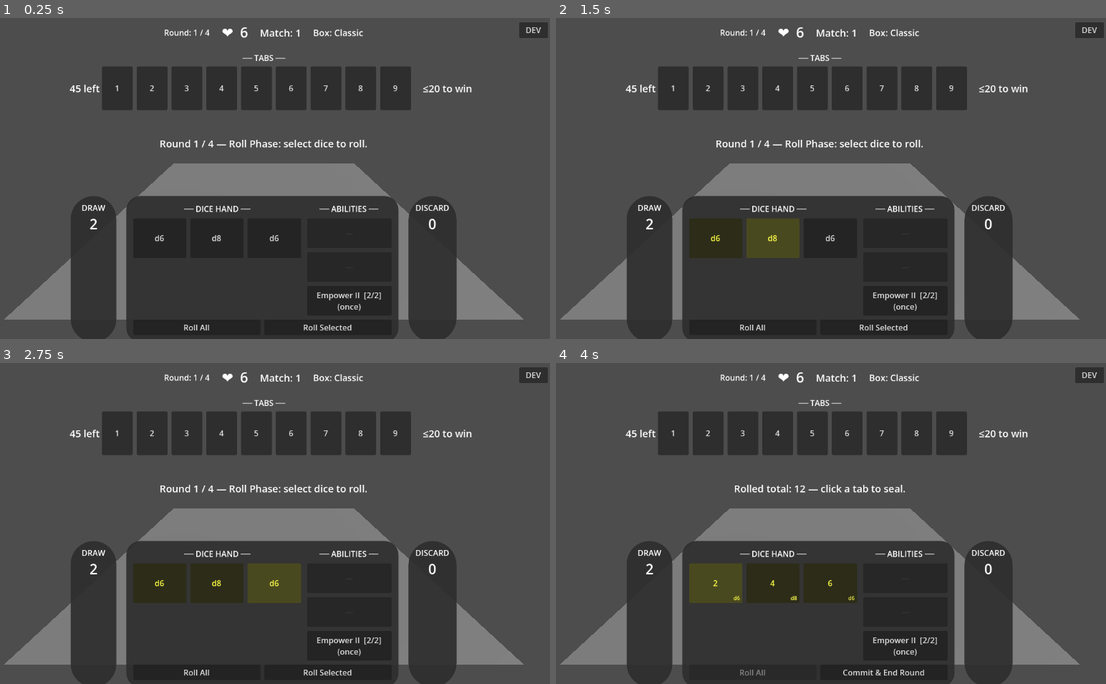
Above: before the commit, frames 1-4 (two rows, left to right).
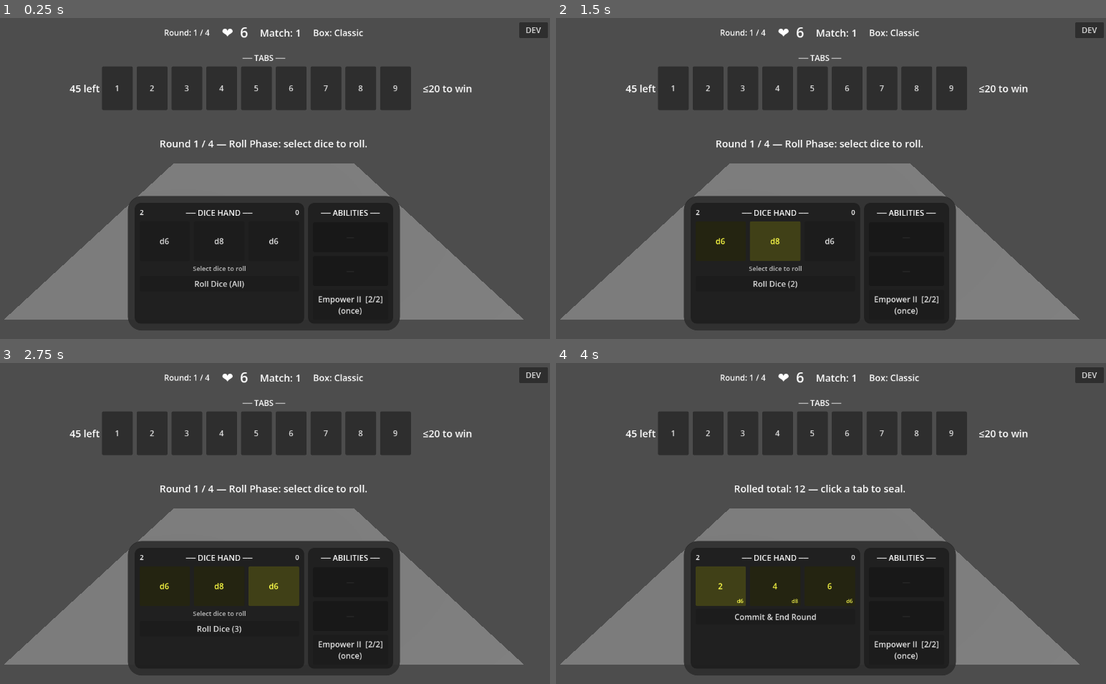
Above: after the commit, the same moments.

Repository: caleb-the-dev/SealTheBox
Game: Godot game, scene res://scenes/match/match.tscn
Same seed, same stepped clock (60 frames per second), same inputs: the game is played once before the commit and once after it.
Inputs:
- Up to frame 1 (0.25 s): no input
- Up to frame 2 (1.5 s): click "d6" at 0.5 s; click "d8" at 1.25 s
- Up to frame 3 (2.75 s): click "d6" at 2 s
- Up to frame 4 (4 s): click "Roll Selected" (after the commit: "Roll Dice (3)") at 2.75 s; click "2" at 3.5 s

The runs differ from the first frame. In frame 1, 10% of the frame differs, in the area x 12-84%, y 55-100%; in frame 2, 11%; in frame 3, 11%; in frame 4, 11%.

Commit message:
feat: redesign bottom UI — split dice/abilities panels, unified roll button
Dice hand and abilities now in separate visually distinct sub-panels (2/3 + 1/3).
Draw/discard piles moved from side circles to dice panel header (number labels
with hover tooltip). Roll All + Roll Selected merged into one "Roll Dice (All/N)"
button inside the dice panel; hint text "Select dice to roll" shows above it in
roll phase and hides when act phase begins.

Co-Authored-By: Claude Sonnet 4.6 <noreply@anthropic.com>

Diff:
--- a/seal-the-box/scripts/match/match.gd
+++ b/seal-the-box/scripts/match/match.gd
@@ -19,7 +19,7 @@
 var _dice_face_labels: Array[Label] = []
 var _ability_buttons: Array[Button] = []
 var _action_button: Button
-var _roll_all_button: Button
+var _roll_hint_label: Label
 var _draw_label: Label
 var _discard_label: Label
 var _current_phase: String = ""
@@ -195,7 +195,7 @@
 	_status_label.add_theme_font_size_override("font_size", 20)
 	root.add_child(_status_label)
 
-	# ── Bottom: [DRAW circle] [Dice + Abilities oval] [DISCARD circle] ──────
+	# ── Bottom: [Dice panel (2/3) + Abilities panel (1/3)] ──────────────────
 	var bottom = HBoxContainer.new()
 	bottom.anchor_left = 0.0
 	bottom.anchor_right = 1.0
@@ -204,57 +204,63 @@
 	bottom.offset_top = -288
 	bottom.offset_bottom = -20
 	bottom.alignment = BoxContainer.ALIGNMENT_CENTER
-	bottom.add_theme_constant_override("separation", 20)
 	root.add_child(bottom)
 
-	# Draw pile circle
-	var draw_panel = _make_rounded_panel(50, DARK, 14, 12)
-	bottom.add_child(draw_panel)
-	var draw_col = VBoxContainer.new()
-	draw_col.add_theme_constant_override("separation", 2)
-	draw_col.custom_minimum_size = Vector2(64, 0)
-	draw_panel.add_child(draw_col)
-	var draw_title = Label.new()
-	draw_title.text = "DRAW"
-	draw_title.horizontal_alignment = HORIZONTAL_ALIGNMENT_CENTER
-	draw_col.add_child(draw_title)
-	_draw_label = Label.new()
-	_draw_label.horizontal_alignment = HORIZONTAL_ALIGNMENT_CENTER
-	_draw_label.add_theme_font_size_override("font_size", 28)
-	draw_col.add_child(_draw_label)
-
-	# Dice + Abilities inside a shared oval panel
+	const INNER_DARK = Color(0.12, 0.12, 0.12, 0.95)
+
 	var content_panel = _make_rounded_panel(28, DARK, 14, 14)
 	content_panel.size_flags_horizontal = Control.SIZE_SHRINK_CENTER
 	bottom.add_child(content_panel)
 
-	# Outer vbox so the action button can span the full panel width
 	var outer_vbox = VBoxContainer.new()
 	outer_vbox.add_theme_constant_override("separation", 8)
 	outer_vbox.custom_minimum_size = Vector2(520, 0)
 	content_panel.add_child(outer_vbox)
 
-	var content_hbox = HBoxContainer.new()
-	content_hbox.add_theme_constant_override("separation", 12)
-	content_hbox.size_flags_vertical = Control.SIZE_EXPAND_FILL
-	outer_vbox.add_child(content_hbox)
-
-	# Dice column — takes the majority of horizontal space
-	var dice_col = VBoxContainer.new()
-	dice_col.add_theme_constant_override("separation", 8)
-	dice_col.size_flags_horizontal = Control.SIZE_EXPAND_FILL
-	dice_col.size_flags_stretch_ratio = 2.0
-	content_hbox.add_child(dice_col)
-
-	var dice_lbl = Label.new()
-	dice_lbl.text = "── DICE HAND ──"
-	dice_lbl.horizontal_alignment = HORIZONTAL_ALIGNMENT_CENTER
-	dice_col.add_child(dice_lbl)
-
+	var main_hbox = HBoxContainer.new()
+	main_hbox.add_theme_constant_override("separation", 8)
+	main_hbox.size_flags_vertical = Control.SIZE_EXPAND_FILL
+	outer_vbox.add_child(main_hbox)
+
+	# Dice panel (left ~2/3) — header with draw/discard counts, dice buttons, roll control
+	var dice_panel = _make_rounded_panel(12, INNER_DARK, 10, 8)
+	dice_panel.size_flags_horizontal = Control.SIZE_EXPAND_FILL
+	dice_panel.size_flags_stretch_ratio = 2.0
+	main_hbox.add_child(dice_panel)
+
+	var dice_vbox = VBoxContainer.new()
+	dice_vbox.add_theme_constant_override("separation", 6)
+	dice_panel.add_child(dice_vbox)
+
+	# Header row: [draw count]  ── DICE HAND ──  [discard count]
+	var dice_header = HBoxContainer.new()
+	dice_header.size_flags_horizontal = Control.SIZE_EXPAND_FILL
+	dice_vbox.add_child(dice_header)
+
+	_draw_label = Label.new()
+	_draw_label.add_theme_font_size_override("font_size", 14)
+	_draw_label.mouse_filter = Control.MOUSE_FILTER_PASS
+	_draw_label.custom_minimum_size = Vector2(28, 0)
+	dice_header.add_child(_draw_label)
+
+	var dice_title_lbl = Label.new()
+	dice_title_lbl.text = "── DICE HAND ──"
+	dice_title_lbl.horizontal_alignment = HORIZONTAL_ALIGNMENT_CENTER
+	dice_title_lbl.size_flags_horizontal = Control.SIZE_EXPAND_FILL
+	dice_header.add_child(dice_title_lbl)
+
+	_discard_label = Label.new()
+	_discard_label.add_theme_font_size_override("font_size", 14)
+	_discard_label.horizontal_alignment = HORIZONTAL_ALIGNMENT_RIGHT
+	_discard_label.mouse_filter = Control.MOUSE_FILTER_PASS
+	_discard_label.custom_minimum_size = Vector2(28, 0)
+	dice_header.add_child(_discard_label)
+
+	# Dice buttons
 	var dice_row = HBoxContainer.new()
 	dice_row.add_theme_constant_override("separation", 8)
 	dice_row.size_flags_horizontal = Control.SIZE_EXPAND_FILL
-	dice_col.add_child(dice_row)
+	dice_vbox.add_child(dice_row)
 
 	for i in 3:
 		var btn = Button.new()
@@ -282,58 +288,42 @@
 		btn.add_child(face_lbl)
 		_dice_face_labels.append(face_lbl)
 
-	# Abilities column — narrower, right of dice
-	var ability_col = VBoxContainer.new()
-	ability_col.add_theme_constant_override("separation", 8)
-	ability_col.size_flags_horizontal = Control.SIZE_EXPAND_FILL
-	ability_col.size_flags_stretch_ratio = 1.0
-	content_hbox.add_child(ability_col)
+	# Roll hint label + single action button (inside dice panel, below dice)
+	_roll_hint_label = Label.new()
+	_roll_hint_label.text = "Select dice to roll"
+	_roll_hint_label.horizontal_alignment = HORIZONTAL_ALIGNMENT_CENTER
+	_roll_hint_label.add_theme_font_size_override("font_size", 13)
+	_roll_hint_label.modulate = Color(0.75, 0.75, 0.75)
+	dice_vbox.add_child(_roll_hint_label)
+
+	_action_button = Button.new()
+	_action_button.text = "Roll Dice (All)"
+	_action_button.size_flags_horizontal = Control.SIZE_EXPAND_FILL
+	_action_button.pressed.connect(_on_action_pressed)
+	dice_vbox.add_child(_action_button)
+
+	# Abilities panel (right ~1/3)
+	var ability_panel = _make_rounded_panel(12, INNER_DARK, 10, 8)
+	ability_panel.size_flags_horizontal = Control.SIZE_EXPAND_FILL
+	ability_panel.size_flags_stretch_ratio = 1.0
+	main_hbox.add_child(ability_panel)
+
+	var ability_vbox = VBoxContainer.new()
+	ability_vbox.add_theme_constant_override("separation", 8)
+	ability_panel.add_child(ability_vbox)
 
 	var ability_lbl = Label.new()
 	ability_lbl.text = "── ABILITIES ──"
 	ability_lbl.horizontal_alignment = HORIZONTAL_ALIGNMENT_CENTER
-	ability_col.add_child(ability_lbl)
+	ability_vbox.add_child(ability_lbl)
 
 	for i in 3:
 		var btn = TooltipButton.new()
 		btn.custom_minimum_size = Vector2(0, 60)
 		btn.size_flags_horizontal = Control.SIZE_EXPAND_FILL
 		btn.pressed.connect(_on_ability_pressed.bind(i))
-		ability_col.add_child(btn)
+		ability_vbox.add_child(btn)
 		_ability_buttons.append(btn)
-
-	# Bottom button row — spans full width
-	var btn_row = HBoxContainer.new()
-	btn_row.add_theme_constant_override("separation", 8)
-	outer_vbox.add_child(btn_row)
-
-	_roll_all_button = Button.new()
-	_roll_all_button.text = "Roll All"
-	_roll_all_button.size_flags_horizontal = Control.SIZE_EXPAND_FILL
-	_roll_all_button.pressed.connect(_on_roll_all_pressed)
-	btn_row.add_child(_roll_all_button)
-
-	_action_button = Button.new()
-	_action_button.text = "Roll Selected"
-	_action_button.size_flags_horizontal = Control.SIZE_EXPAND_FILL
-	_action_button.pressed.connect(_on_action_pressed)
-	btn_row.add_child(_action_button)
-
-	# Discard pile circle
-	var discard_panel = _make_rounded_panel(50, DARK, 14, 12)
-	bottom.add_child(discard_panel)
-	var discard_col = VBoxContainer.new()
-	discard_col.add_theme_constant_override("separation", 2)
-	discard_col.custom_minimum_size = Vector2(64, 0)
-	discard_panel.add_child(discard_col)
-	var discard_title = Label.new()
-	discard_title.text = "DISCARD"
-	discard_title.horizontal_alignment = HORIZONTAL_ALIGNMENT_CENTER
-	discard_col.add_child(discard_title)
-	_discard_label = Label.new()
-	_discard_label.horizontal_alignment = HORIZONTAL_ALIGNMENT_CENTER
-	_discard_label.add_theme_font_size_override("font_size", 28)
-	discard_col.add_child(_discard_label)
 
 	# ── Reward overlay (hidden until match 1 or 2 ends in a win) ──────────────
 	var reward_overlay = Control.new()
@@ -547,12 +537,12 @@
 func _on_phase_changed(phase: String) -> void:
 	_current_phase = phase
 	if phase == "roll":
-		_action_button.text = "Roll Selected"
-		_roll_all_button.disabled = false
+		_roll_hint_label.visible = true
+		_update_roll_button_text()
 		_continue_button.disabled = false
 	else:
+		_roll_hint_label.visible = false
 		_action_button.text = "Commit & End Round"
-		_roll_all_button.disabled = true
 		_continue_button.disabled = true
 	_refresh_ui()
 
@@ -568,7 +558,6 @@
 		return
 	_match_ended = true
 	_action_button.disabled = true
-	_roll_all_button.disabled = true
 	_continue_button.visible = false
 	for btn in _tab_buttons + _dice_buttons + _ability_buttons:
 		btn.disabled = true
@@ -579,7 +568,6 @@
 		return
 	_match_ended = true
 	_action_button.disabled = true
-	_roll_all_button.disabled = true
 	_continue_button.visible = false
 	for btn in _tab_buttons + _dice_buttons + _ability_buttons:
 		btn.disabled = true
@@ -615,7 +603,6 @@
 	if _rotation_overlay:
 		_rotation_overlay.visible = false
 	_action_button.disabled = false
-	_roll_all_button.disabled = false
 	for btn in _dice_buttons + _ability_buttons:
 		btn.disabled = false
 	_round_manager.start_match(box)
@@ -703,6 +690,7 @@
 	else:
 		_selected_dice.append(die)
 	_refresh_dice_highlight()
+	_update_roll_button_text()
 
 func _on_tab_pressed(tab_value: int) -> void:
 	var rolled = GameState.dice_hand.filter(func(d): return d.rolled)
@@ -736,25 +724,16 @@
 
 func _on_action_pressed() -> void:
 	if _current_phase == "roll":
-		_on_roll_pressed()
+		var to_roll = _selected_dice.filter(func(d): return not d.rolled)
+		if to_roll.is_empty():
+			to_roll = GameState.dice_hand.filter(func(d): return not d.rolled)
+		if to_roll.is_empty():
+			_status_label.text = "All dice are already rolled."
+			return
+		_round_manager.commit_roll(to_roll)
+		_selected_dice = []
 	else:
 		_on_end_round_pressed()
-
-func _on_roll_all_pressed() -> void:
-	var to_roll = GameState.dice_hand.filter(func(d): return not d.rolled)
-	if to_roll.is_empty():
-		_status_label.text = "All dice are already rolled."
-		return
-	_round_manager.commit_roll(to_roll)
-	_selected_dice = []
-
-func _on_roll_pressed() -> void:
-	var to_roll = _selected_dice.filter(func(d): return not d.rolled)
-	if to_roll.is_empty():
-		_status_label.text = "Select unrolled dice to roll."
-		return
-	_round_manager.commit_roll(to_roll)
-	_selected_dice = []
 
 func _on_ability_pressed(index: int) -> void:
 	var hand = GameState.ability_hand
@@ -818,8 +797,12 @@
 		_box_label.text = ""
 		_sealed_total_label.text = ""
 		_threshold_label.text = ""
-	_draw_label.text = str(_round_manager.get_draw_count())
-	_discard_label.text = str(_round_manager.get_discard_count())
+	var draw_count := _round_manager.get_draw_count()
+	var discard_count := _round_manager.get_discard_count()
+	_draw_label.text = str(draw_count)
+	_draw_label.tooltip_text = "Draw pile: %d remaining" % draw_count
+	_discard_label.text = str(discard_count)
+	_discard_label.tooltip_text = "Discard pile: %d remaining" % discard_count
 	_refresh_tab_display()
 	_refresh_dice_display()
 	_refresh_dice_highlight()
@@ -923,3 +906,12 @@
 	btn.modulate = Color(0.3, 1.2, 0.3)
 	await get_tree().create_timer(0.35).timeout
 	_refresh_ability_display()
+
+func _update_roll_button_text() -> void:
+	if _current_phase != "roll":
+		return
+	var unrolled_selected = _selected_dice.filter(func(d): return not d.rolled)
+	if unrolled_selected.is_empty():
+		_action_button.text = "Roll Dice (All)"
+	else:
+		_action_button.text = "Roll Dice (%d)" % unrolled_selected.size()
